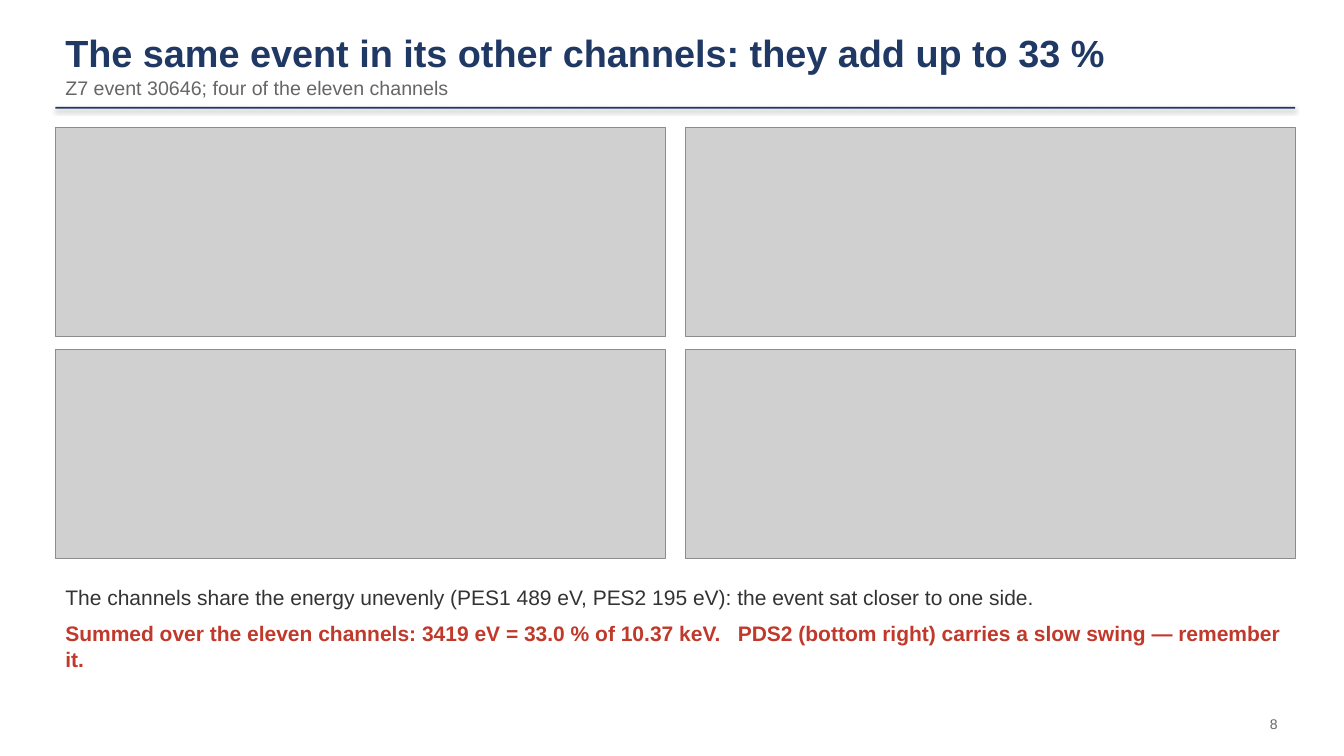
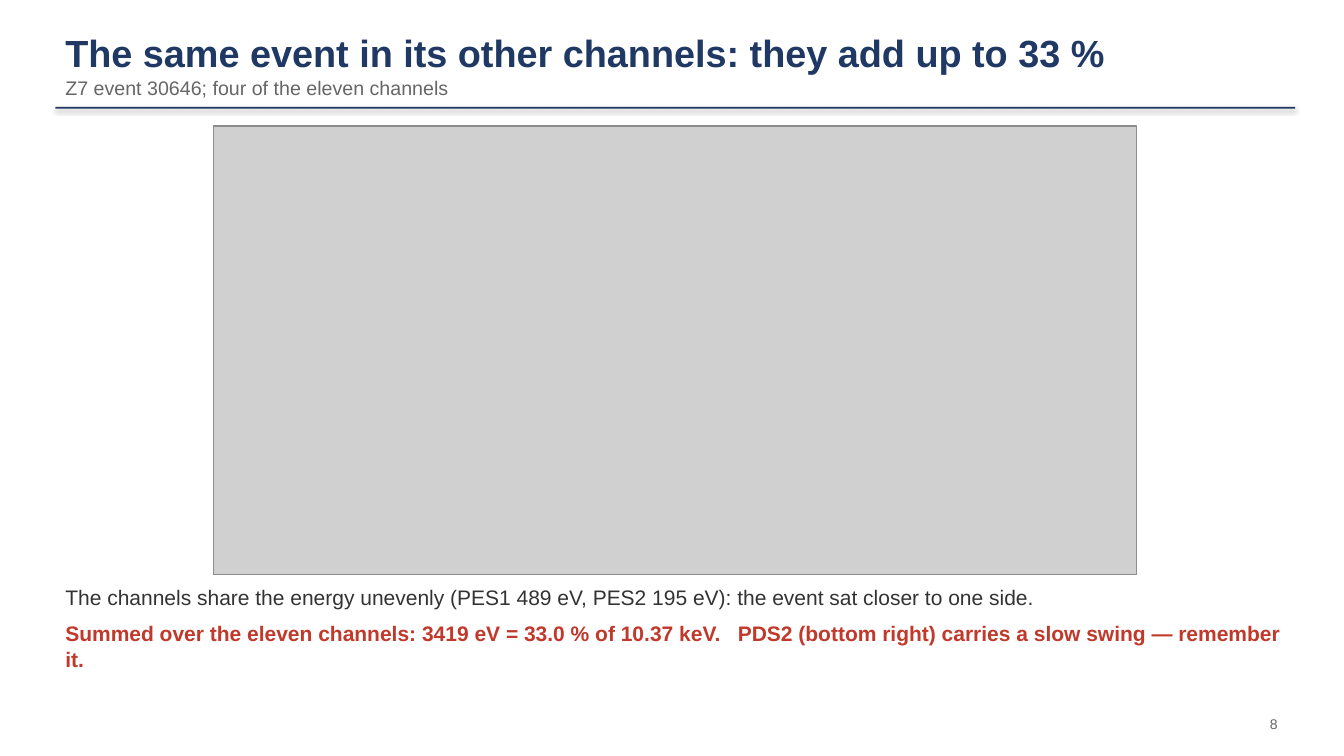
Before and after one commit to ZhihengLi0/urop, a slide deck: slide 8 of snolab/collection_efficiency/presentation/SNOLAB_R4_collection_efficiency_20260910.pptx. Drawn at 1344x756 pixels with LibreOffice and Linux fonts; fonts in the diff are those of the drawing; grey boxes stand for pictures. Boxes give left, top, right and bottom in pixels: in the first picture for what was removed or moved away, otherwise in the second. Text is boxed around its words. In the diff, an @@ line names an element or a change of style, - is before the commit and + after.

```diff
--- a/snolab/collection_efficiency/presentation/SNOLAB_R4_collection_efficiency_20260910.pptx
+++ b/snolab/collection_efficiency/presentation/SNOLAB_R4_collection_efficiency_20260910.pptx
@@ picture: place and size @@
-picture at <box>55,127,665,336</box>
+picture at <box>214,126,1136,575</box>
@@ picture removed at <box>686,127,1296,336</box> @@
@@ picture removed at <box>55,349,665,558</box> @@
@@ picture removed at <box>686,349,1296,558</box> @@
```
Also in this commit, not shown: 1 other slide changed, 18 other files.
